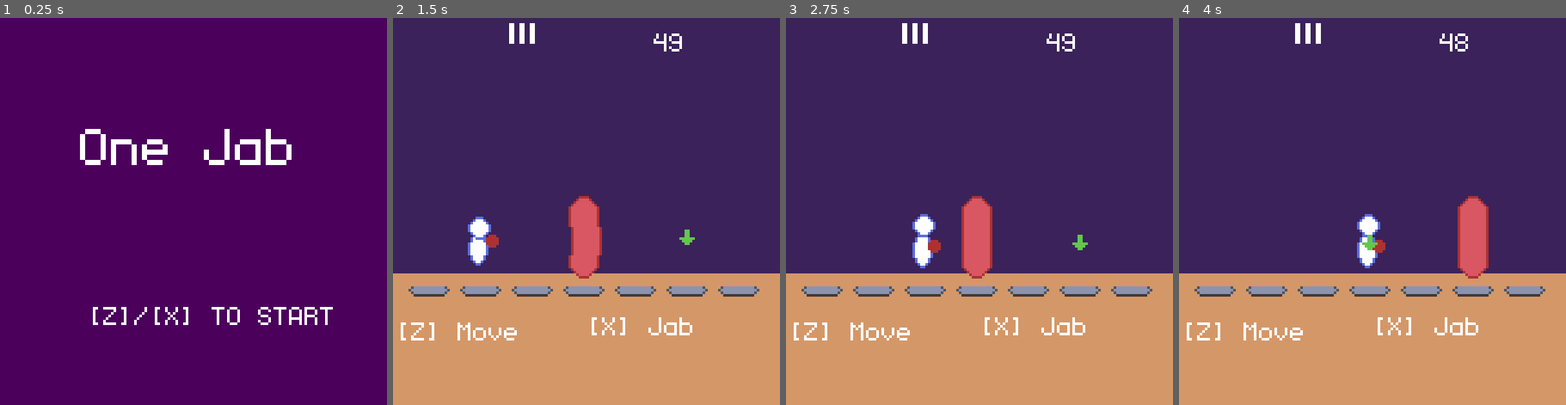
Above: before the commit, frames 1-4 (left to right).
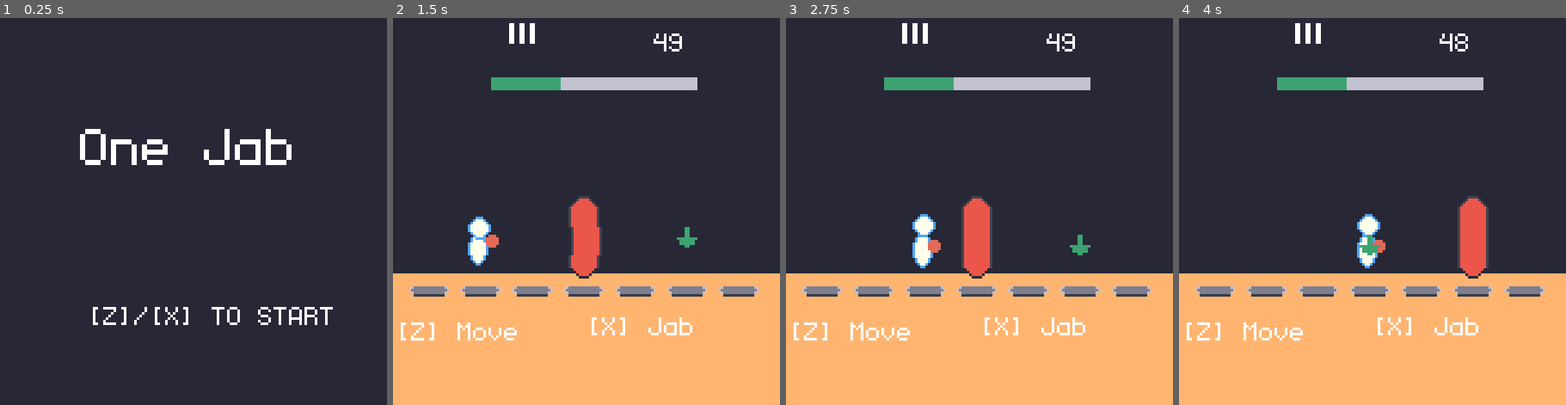
Above: after the commit, the same moments.

Repository: sugarvoid/one-jab
Game: Godot game, scene res://game/game.tscn
The game is run twice, just before and just after one commit, with the same random seed, the same clock (stepped at 60 frames per second) and the same inputs.
Inputs:
- Up to frame 1 (0.25 s): no input
- Up to frame 2 (1.5 s): tap Enter at 0.5 s; hold Z (move) 0.53-1.28 s; tap X (poke) at 1.35 s
- Up to frame 3 (2.75 s): tap Space at 2 s; hold Z (move) from 2.03 s (still down)
- Up to frame 4 (4 s): release Z (move) at 2.78 s; tap X (poke) at 2.85 s; tap Enter at 3.5 s; hold Z (move) from 3.53 s (still down)

The runs differ from the first frame. In frame 1, 98% of the frame differs, in the area x 0-100%, y 0-100%; in frame 2, 97%; in frame 3, 97%; in frame 4, 97%.

Commit message:
Change colors

Diff:
--- a/game/game.gd
+++ b/game/game.gd
@@ -1,11 +1,19 @@
 extends Node2D
+
+@onready var player: AnimatedSprite2D = get_node("PlayScreen/Player")
+@onready var punching_bag: AnimatedSprite2D = get_node("PlayScreen/PunchingBag")
+@onready var marker: AnimatedSprite2D = get_node("PlayScreen/marker")
+
+
+const HITS_NEEDED: int = 50;
+
 
 var game_state: int
 var hits_left: int
 var bag_slot: int
 var player_slot: int
 var lives: int
-const HITS_NEEDED: int = 50;
+
 
 var bags_next_pos: int
 
--- a/game/game.tscn
+++ b/game/game.tscn
@@ -1,10 +1,11 @@
-[gd_scene load_steps=28 format=3 uid="uid://dk7hulw0lliyx"]
+[gd_scene load_steps=31 format=3 uid="uid://dk7hulw0lliyx"]
 
 [ext_resource type="Script" path="res://game/game.gd" id="1_kfiw7"]
 [ext_resource type="FontFile" uid="uid://cnvt8vlhoyj1d" path="res://game/asset/monogram.ttf" id="2_mx117"]
 [ext_resource type="Texture2D" uid="uid://c5mg85mfs4atw" path="res://game/asset/floor_spot.png" id="3_n7khr"]
 [ext_resource type="Texture2D" uid="uid://ctcqwbxebrbuk" path="res://game/asset/punchbag.png" id="5_b0jgq"]
 [ext_resource type="Texture2D" uid="uid://b8l4v71udi62w" path="res://game/asset/player.png" id="5_kqd0n"]
+[ext_resource type="Texture2D" uid="uid://bxy2cm51adn7i" path="res://game/asset/pear36-1x.png" id="6_6jiur"]
 [ext_resource type="Texture2D" uid="uid://od0xywcbfmfm" path="res://game/asset/arrow_sheet.png" id="6_wfjvq"]
 
 [sub_resource type="AtlasTexture" id="AtlasTexture_8awx5"]
@@ -99,6 +100,14 @@
 "speed": 20.0
 }]
 
+[sub_resource type="AtlasTexture" id="AtlasTexture_cpadh"]
+atlas = ExtResource("6_6jiur")
+region = Rect2(16, 0, 1, 1)
+
+[sub_resource type="AtlasTexture" id="AtlasTexture_bbdkr"]
+atlas = ExtResource("6_6jiur")
+region = Rect2(7, 0, 1, 1)
+
 [sub_resource type="AtlasTexture" id="AtlasTexture_ldff7"]
 atlas = ExtResource("6_wfjvq")
 region = Rect2(0, 0, 8, 16)
@@ -172,7 +181,7 @@
 [node name="ColorRect" type="ColorRect" parent="StartScreen"]
 offset_right = 155.0
 offset_bottom = 156.0
-color = Color(0.294118, 0.00392157, 0.360784, 1)
+color = Color(0.152941, 0.152941, 0.211765, 1)
 
 [node name="Label4" type="Label" parent="StartScreen"]
 offset_left = 31.0
@@ -206,14 +215,14 @@
 offset_top = 99.0
 offset_right = 156.0
 offset_bottom = 152.0
-color = Color(0.831373, 0.592157, 0.407843, 1)
+color = Color(1, 0.709804, 0.439216, 1)
 
 [node name="ColorRect2" type="ColorRect" parent="PlayScreen"]
 offset_left = -6.0
 offset_top = -5.0
 offset_right = 166.0
 offset_bottom = 99.0
-color = Color(0.231373, 0.133333, 0.352941, 1)
+color = Color(0.152941, 0.152941, 0.211765, 1)
 
 [node name="Sprite2D" type="Sprite2D" parent="PlayScreen"]
 position = Vector2(14, 106)
@@ -244,6 +253,7 @@
 texture = ExtResource("3_n7khr")
 
 [node name="PunchingBag" type="AnimatedSprite2D" parent="PlayScreen"]
+position = Vector2(19, 29)
 sprite_frames = SubResource("SpriteFrames_pxre2")
 animation = &"hit"
 
@@ -299,15 +309,18 @@
 wait_time = 60.0
 
 [node name="TextureProgressBar" type="TextureProgressBar" parent="PlayScreen"]
-offset_left = 23.0
-offset_top = 16.0
-offset_right = 103.0
-offset_bottom = 21.0
-max_value = 60.0
+offset_left = 38.0
+offset_top = 23.0
+offset_right = 118.0
+offset_bottom = 28.0
 value = 34.0
+nine_patch_stretch = true
+texture_under = SubResource("AtlasTexture_cpadh")
+texture_progress = SubResource("AtlasTexture_bbdkr")
 
 [node name="marker" type="AnimatedSprite2D" parent="PlayScreen"]
-position = Vector2(97.5, 82.8125)
+position = Vector2(118, 59)
+scale = Vector2(1.4, 1.4)
 sprite_frames = SubResource("SpriteFrames_usssy")
 frame_progress = 0.0975982
 
@@ -317,12 +330,13 @@
 [node name="ColorRect" type="ColorRect" parent="GameOver"]
 offset_right = 156.0
 offset_bottom = 153.0
-color = Color(0.152941, 0.152941, 0.152941, 1)
+color = Color(0.152941, 0.152941, 0.211765, 1)
 
 [node name="Label8" type="Label" parent="GameOver"]
 offset_left = 28.0
 offset_top = 69.0
 offset_right = 124.0
 offset_bottom = 86.0
+theme_override_colors/font_color = Color(1, 1, 0.921569, 1)
 theme_override_fonts/font = ExtResource("2_mx117")
 text = "[X]/[C] TO RETRY"
Binary file changed: game/asset/arrow_sheet.png
Binary file changed: game/asset/floor_spot.png
Binary file added: game/asset/pear36-1x.png
Not shown, added: game/asset/pear36-1x.png.import
Binary file changed: game/asset/player.png
Binary file changed: game/asset/punchbag.png
Not shown, added: game/asset/pear36.pal
